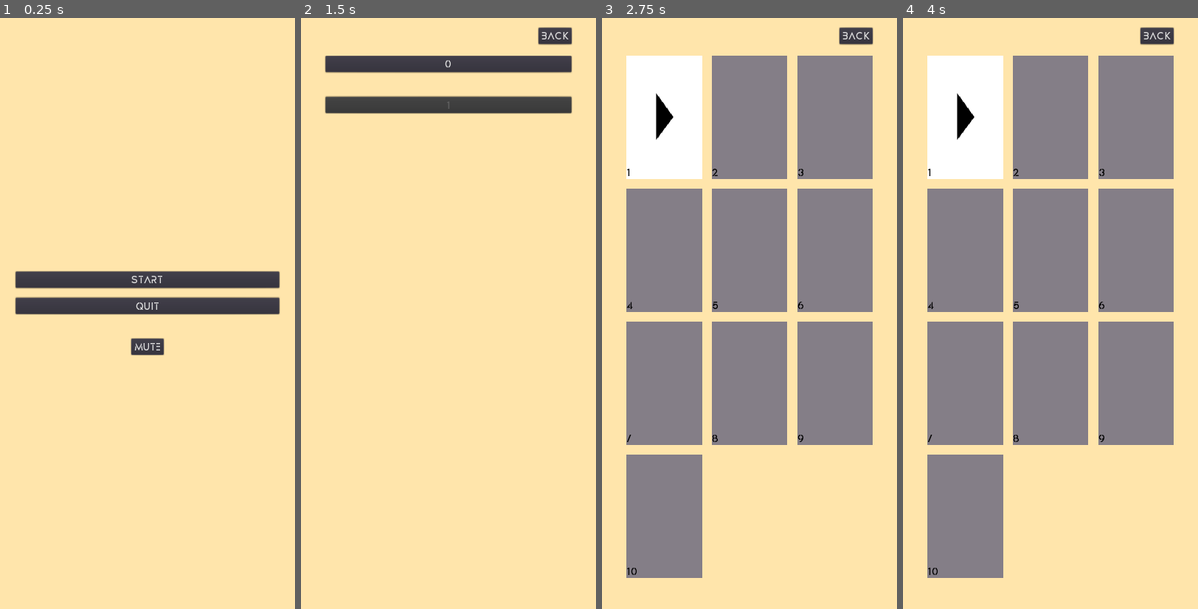
Above: before the commit, frames 1-4 (left to right).
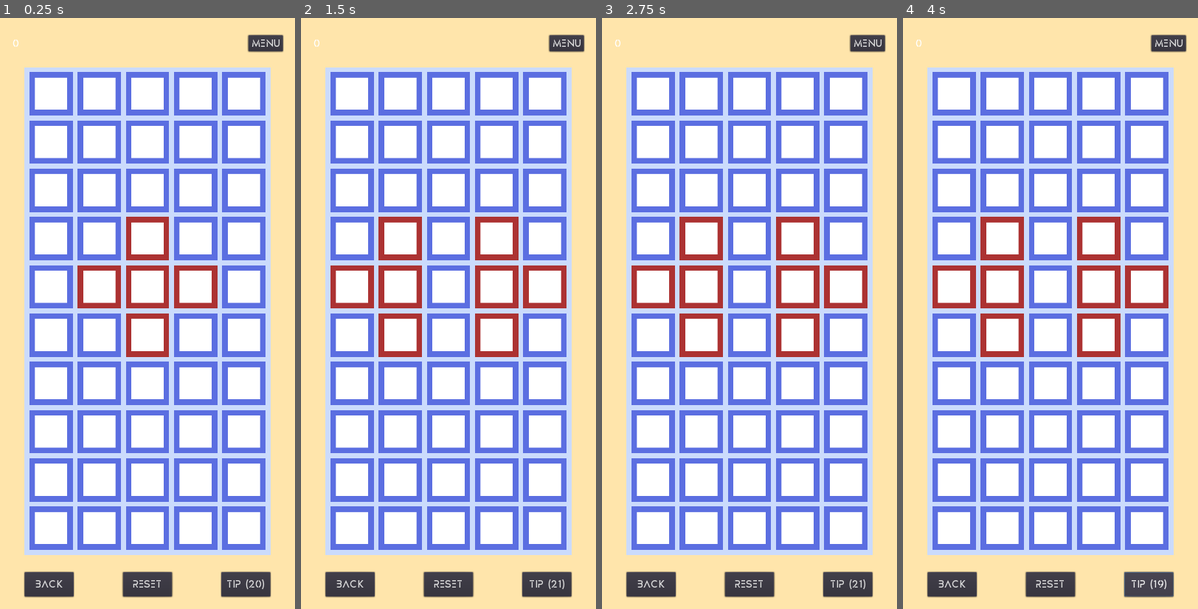
Above: after the commit, the same moments.

Repository: sisipun/SleepyCity
Game: Godot game, scene res://Game/Level/Level.tscn
The game is run twice, just before and just after one commit, with the same random seed, the same clock (stepped at 60 frames per second) and the same inputs. Before the commit the project starts from res://Game/Menu/MainMenu/MainMenu.tscn.
Inputs (mouse positions are in pixels of both pictures, inside the frame that each line leads up to):
- Up to frame 1 (0.25 s): no input
- Up to frame 2 (1.5 s): click (448, 278) at 0.5 s, where only the run before the commit has a clickable "Start"; click (472, 325) at 1.25 s, where only the run after the commit has a clickable "Next level"
- Up to frame 3 (2.75 s): click (749, 65) at 2 s, where only the run before the commit has a clickable "0"
- Up to frame 4 (4 s): click (1147, 585) at 2.75 s, where only the run after the commit has a clickable "Tip (21)"; click (1147, 585) at 3.5 s, where only the run after the commit has a clickable "Tip (20)"

The runs differ from the first frame. In frame 1, 72% of the frame differs, in the area x 4-97%, y 2-99%; in frame 2, 73%, in the area x 4-97%, y 1-99%; in frame 3, 72%; in frame 4, 72%.

Commit message:
Start with level

Diff:
--- a/Game/Game.gd
+++ b/Game/Game.gd
@@ -684,6 +684,7 @@
 
 func get_current_level() -> LevelInfo:
 	var pack: LevelPackInfo = get_current_pack()
+	print(pack.current_level)
 	return pack.levels[pack.current_level]
 
 
--- a/Game/Level/GameArea/GameArea.gd
+++ b/Game/Level/GameArea/GameArea.gd
@@ -3,9 +3,10 @@
 
 signal step(step_count)
 
+
 export (float) var cell_margin: = 10
 
-var _level: Game.LevelInfo = Game.get_current_level()
+var _level: Game.LevelInfo
 var _completed: = false
 var _map: Array = []
 var _steps: Array = []
@@ -13,8 +14,9 @@
 var _took_tip: = false
 
 func _ready() -> void:
+	_level = Game.get_current_level()
+
 	var cell_scene: = load("res://Game/Level/GameArea/Cell.tscn")
-
 	var screen_size: = get_viewport_rect().size
 	var game_area_width: = screen_size.x - 2 * position.x
 	var cells_width: = game_area_width - cell_margin * (_level.width + 1)
--- a/Game/Menu/ChoosePack/ChoosePack.tscn
+++ b/Game/Menu/ChoosePack/ChoosePack.tscn
@@ -45,7 +45,7 @@
 margin_left = 432.0
 margin_right = 500.0
 text = "Back"
-link_path = "res://Game/Menu/MainMenu/MainMenu.gd"
+link_path = "res://Game/Menu/MainMenu/MainMenu.tscn"
 
 [node name="PackScroll" type="ScrollContainer" parent="PackList"]
 margin_top = 77.0
--- a/project.godot
+++ b/project.godot
@@ -27,7 +27,7 @@
 [application]
 
 config/name="Cells"
-run/main_scene="res://Game/Menu/MainMenu/MainMenu.tscn"
+run/main_scene="res://Game/Level/Level.tscn"
 
 [autoload]
 
